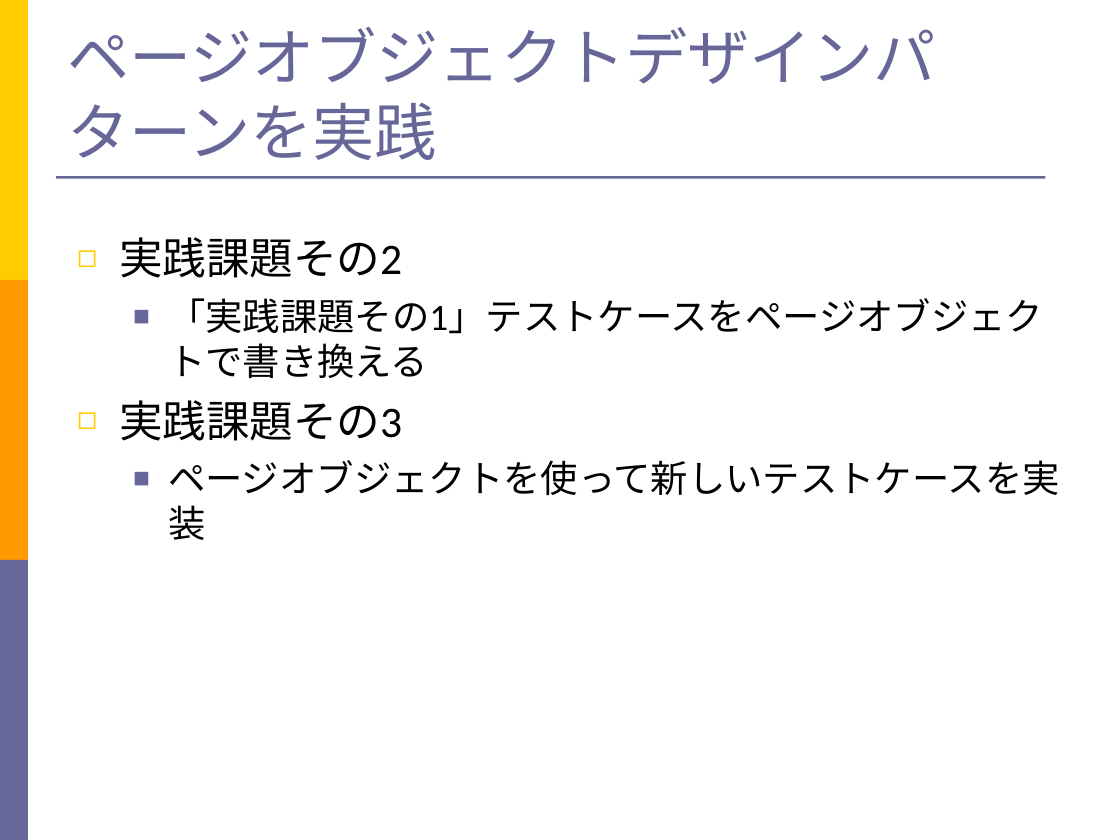
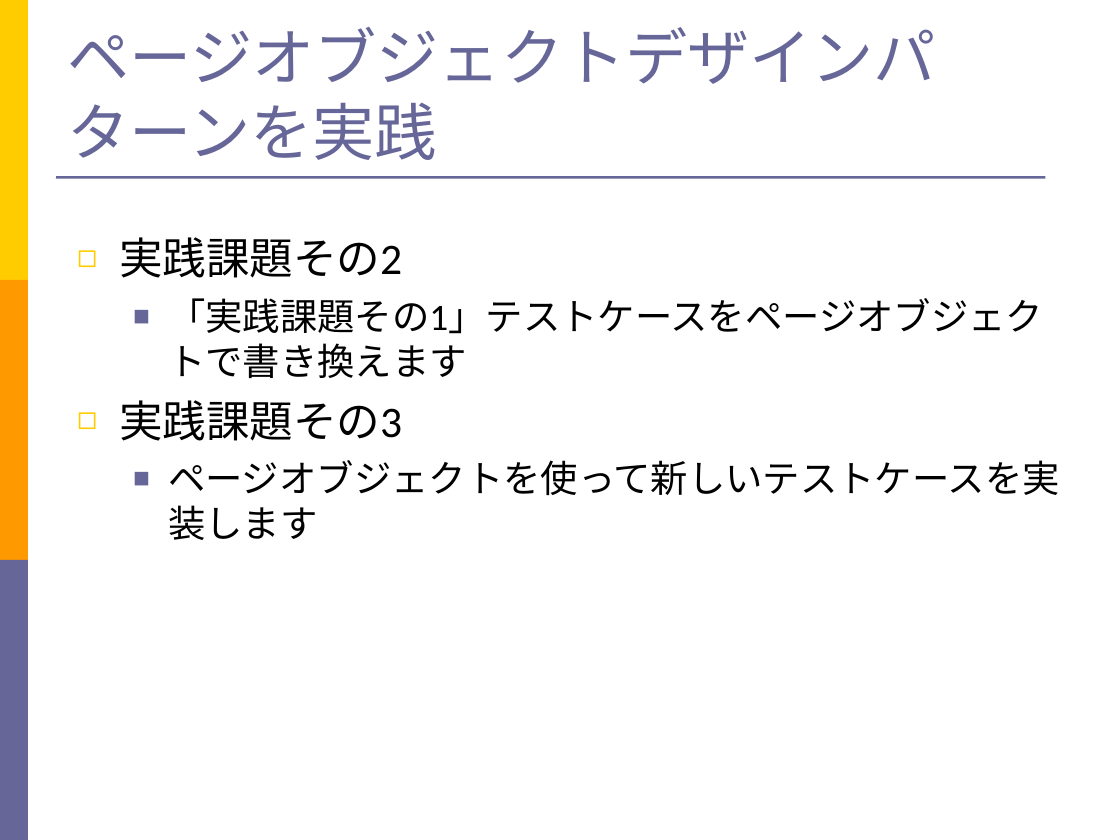
Before and after one commit to takuY-U2/STARHotel, a slide deck: slide 43 of docs/SlideGeb.ppt. Drawn at 1120x840 pixels with LibreOffice and Linux fonts; fonts in the diff are those of the drawing. Boxes give left, top, right and bottom in pixels: in the first picture for what was removed or moved away, otherwise in the second. Text is boxed around its words. In the diff, an @@ line names an element or a change of style, - is before the commit and + after.

```diff
--- a/docs/SlideGeb.ppt
+++ b/docs/SlideGeb.ppt
@@ text at (168, 298, 1043, 378): text changed @@
-  ■ 「実践課題その1」テストケースをページオブジェクトで書き換える
+  ■ 「実践課題その1」テストケースをページオブジェクトで書き換えます
@@ text at (168, 460, 1060, 540): text changed @@
-  ■ ページオブジェクトを使って新しいテストケースを実装
+  ■ ページオブジェクトを使って新しいテストケースを実装します
```
Also in this commit, not shown: 9 other slides changed, 1 slide added, 7 other files.
